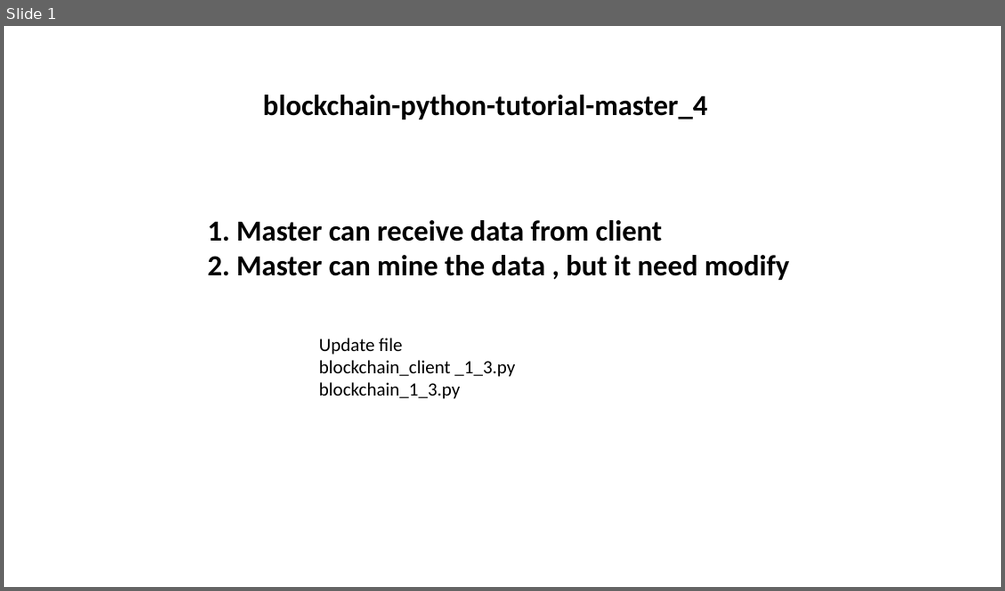
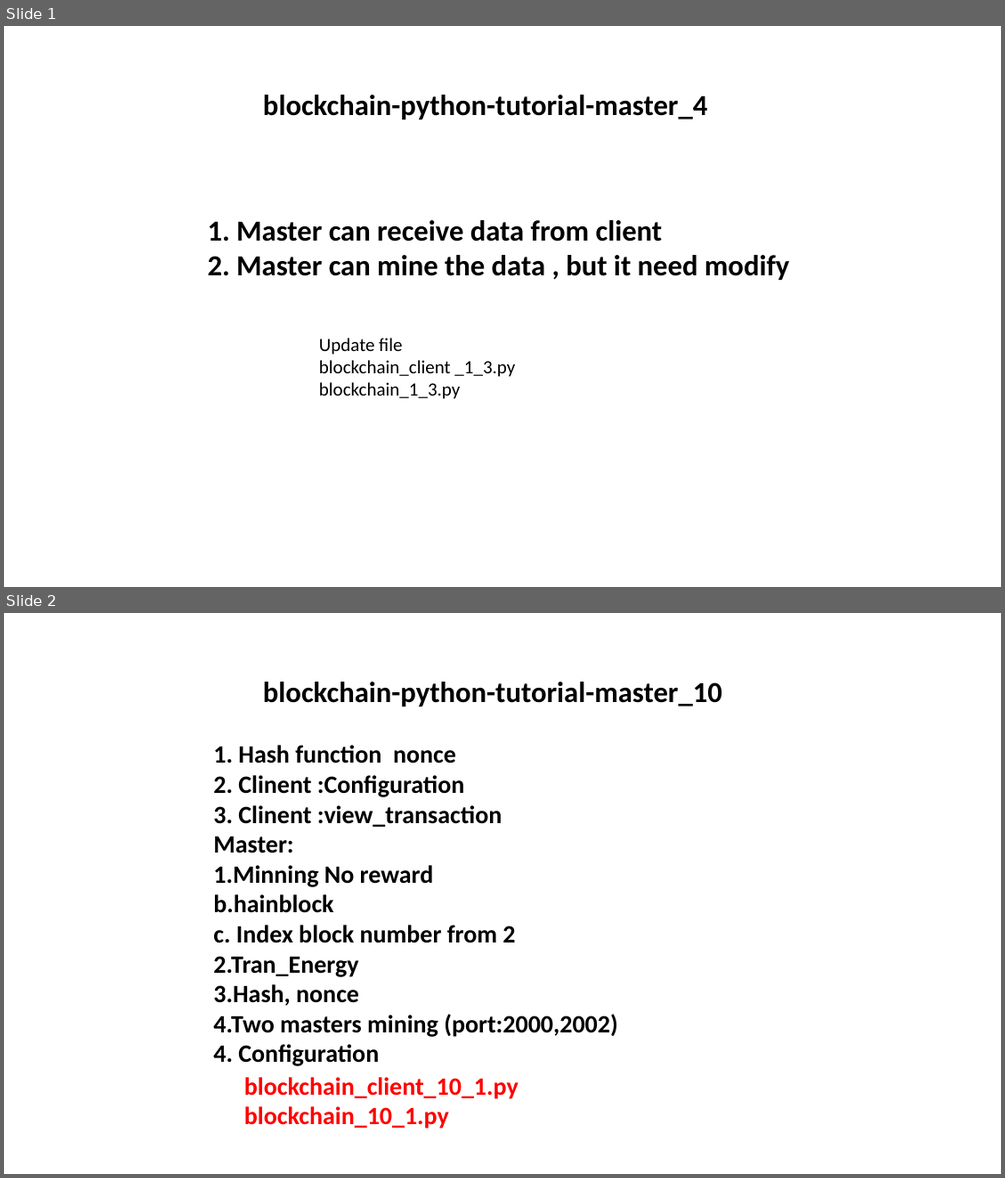
Before and after one commit to TEAM-COFE/Electric-Power-Blockchain-System, a slide deck: blockchain/blockhain_python.pptx. Shown one above the other, each under a label of ours: slide 1 before the commit, slides 1 and 2 after it. The pictures are 1005x591 and 1005x1178 pixels, drawn with LibreOffice and Linux fonts; fonts in the diff are those of the drawing. Boxes give left, top, right and bottom in pixels: in the first picture for what was removed or moved away, otherwise in the second. Text is boxed around its words. In the diff, an @@ line names an element or a change of style, - is before the commit and + after.

```diff
--- a/blockchain/blockhain_python.pptx
+++ b/blockchain/blockhain_python.pptx
@@ slide 2 added at box(4, 613, 1001, 1174), background #FFFFFF @@
@@ text added at box(263, 682, 722, 706), 28 pt, text #000000, bold @@
+blockchain-python-tutorial-master_10
@@ text added at box(213, 745, 617, 1066), 24 pt, text #000000, bold @@
+1. Hash function nonce
+2. Clinent :Configuration
+3. Clinent :view_transaction
+Master:
+1.Minning No reward
+b.hainblock
+c. Index block number from 2
+2.Tran_Energy
+3.Hash, nonce
+4.Two masters mining (port:2000,2002)
+4. Configuration
@@ text added at box(244, 1077, 518, 1128), 24 pt, text #FF0000, bold @@
+blockchain_client_10_1.py
+blockchain_10_1.py
```
Also in this commit, not shown: 56 other files.
